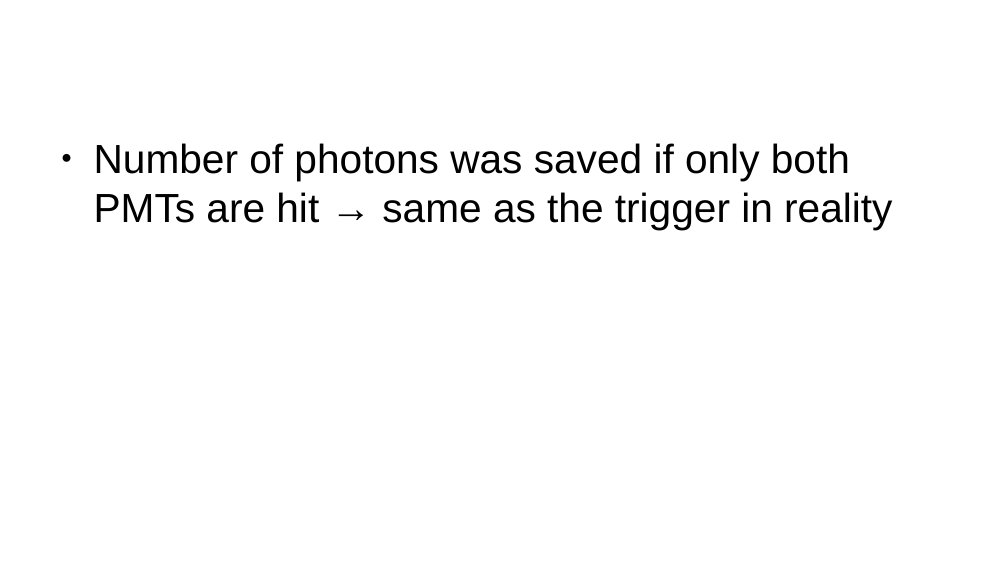
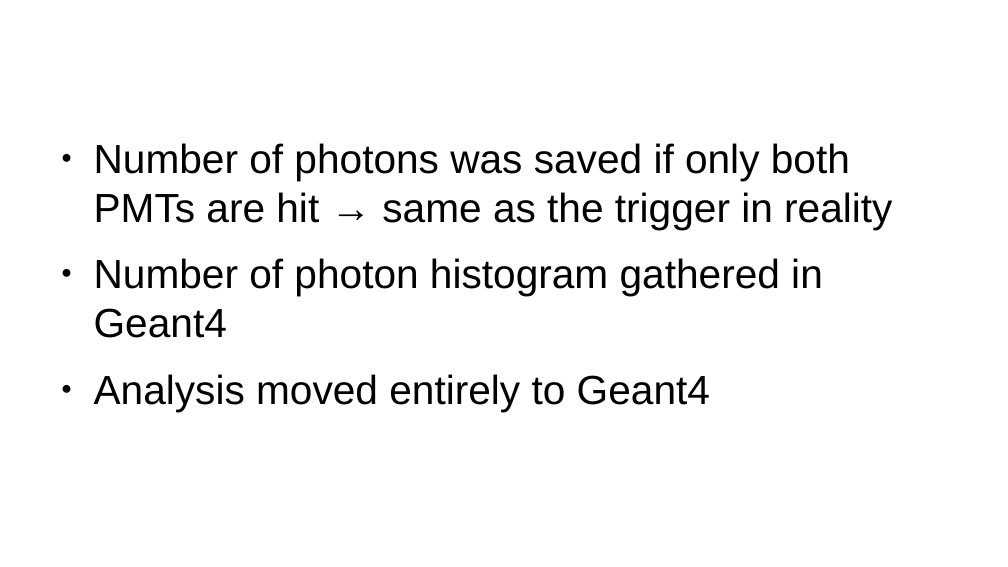
Before and after one commit to ggalgoczi/szimulacio, a slide deck: slide 2 of presentations/speedup.odp. Drawn at 1008x567 pixels with LibreOffice and Linux fonts; fonts in the diff are those of the drawing. Boxes give left, top, right and bottom in pixels: in the first picture for what was removed or moved away, otherwise in the second. Text is boxed around its words. In the diff, an @@ line names an element or a change of style, - is before the commit and + after.

```diff
--- a/presentations/speedup.odp
+++ b/presentations/speedup.odp
@@ text at bbox=[94, 258, 823, 412]: paragraphs added @@
+● Number of photon histogram gathered in Geant4
+● Analysis moved entirely to Geant4
```
Also in this commit, not shown: 1 other slide changed, 3 other files.
